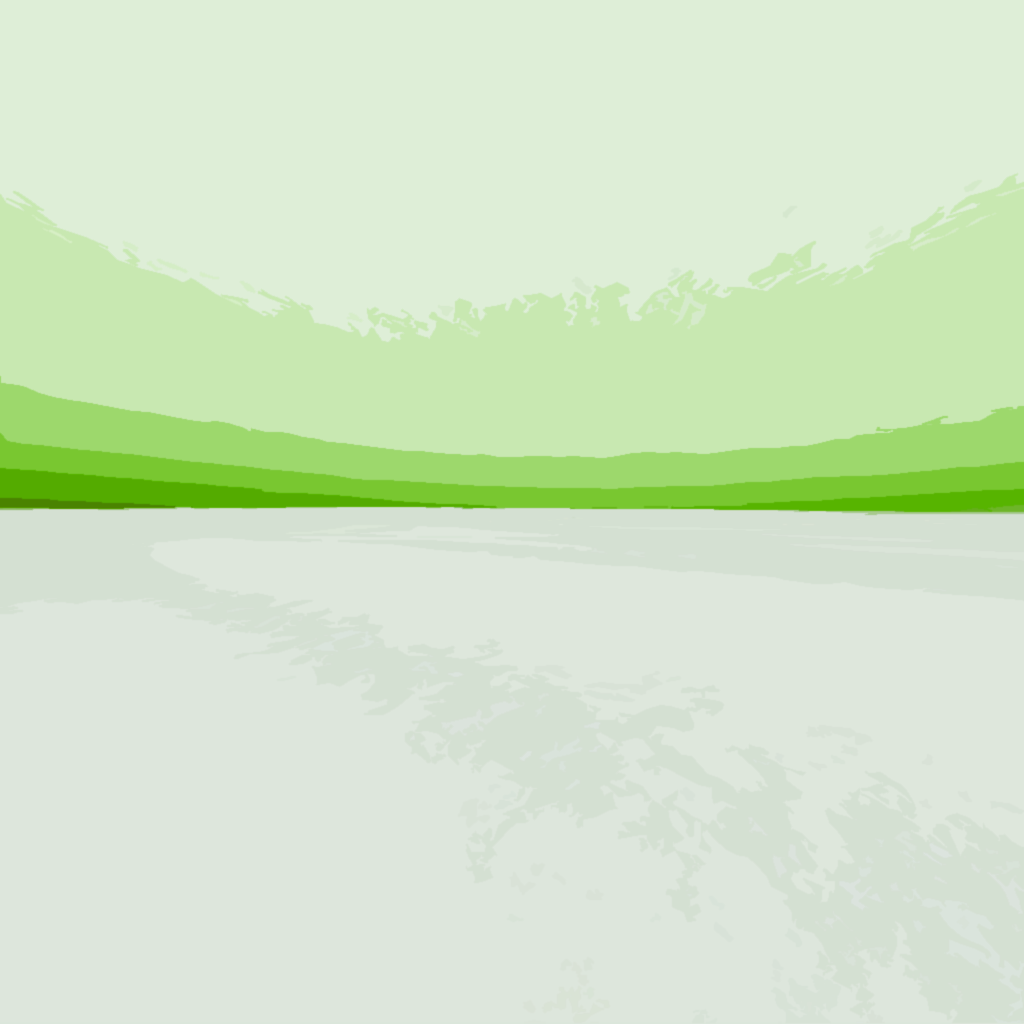
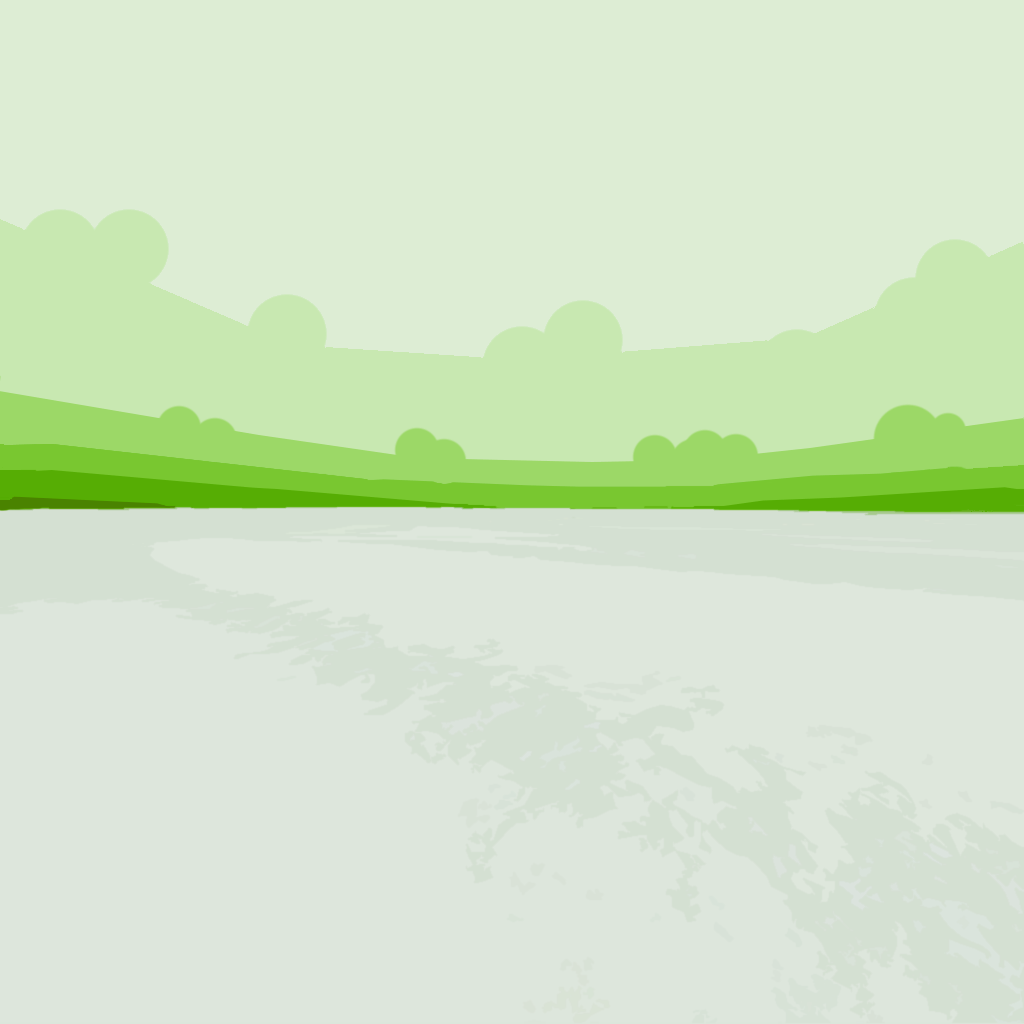
Before/after of a 1024 × 1024 layered artwork. What changed in the layer stack:
added layer "Layer 1" above "Layer 0" over [0, 133, 1024, 512]
painted on "Layer 0" over [0, 0, 1024, 512]
